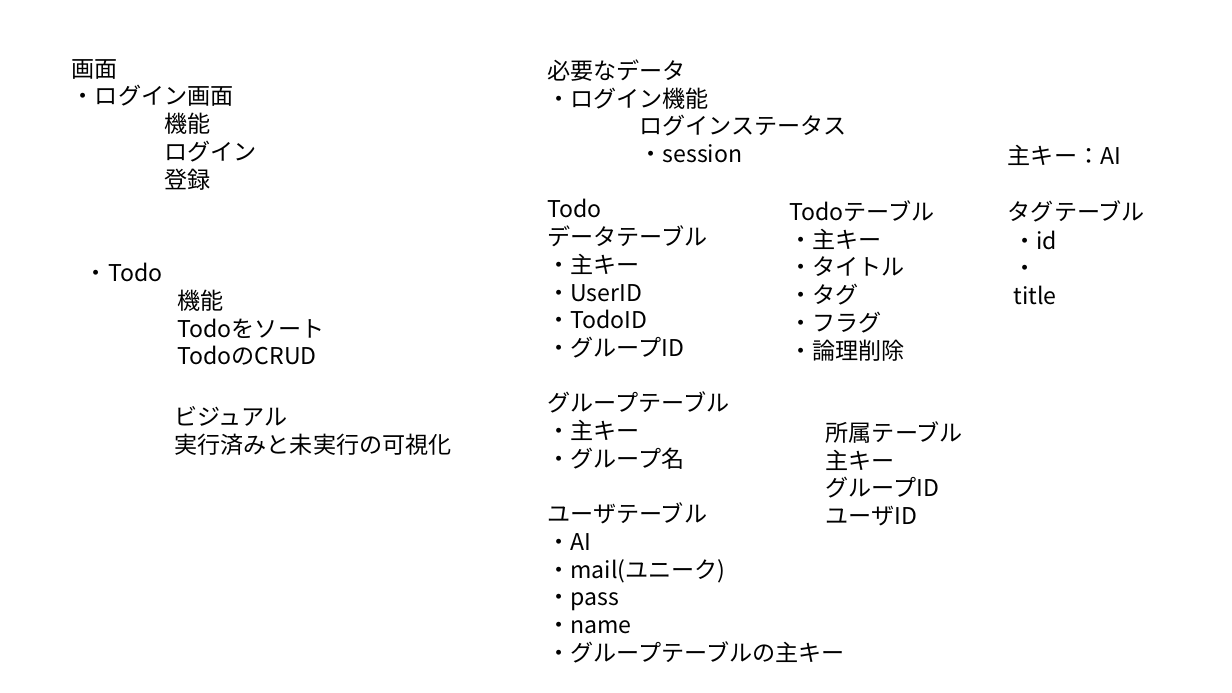
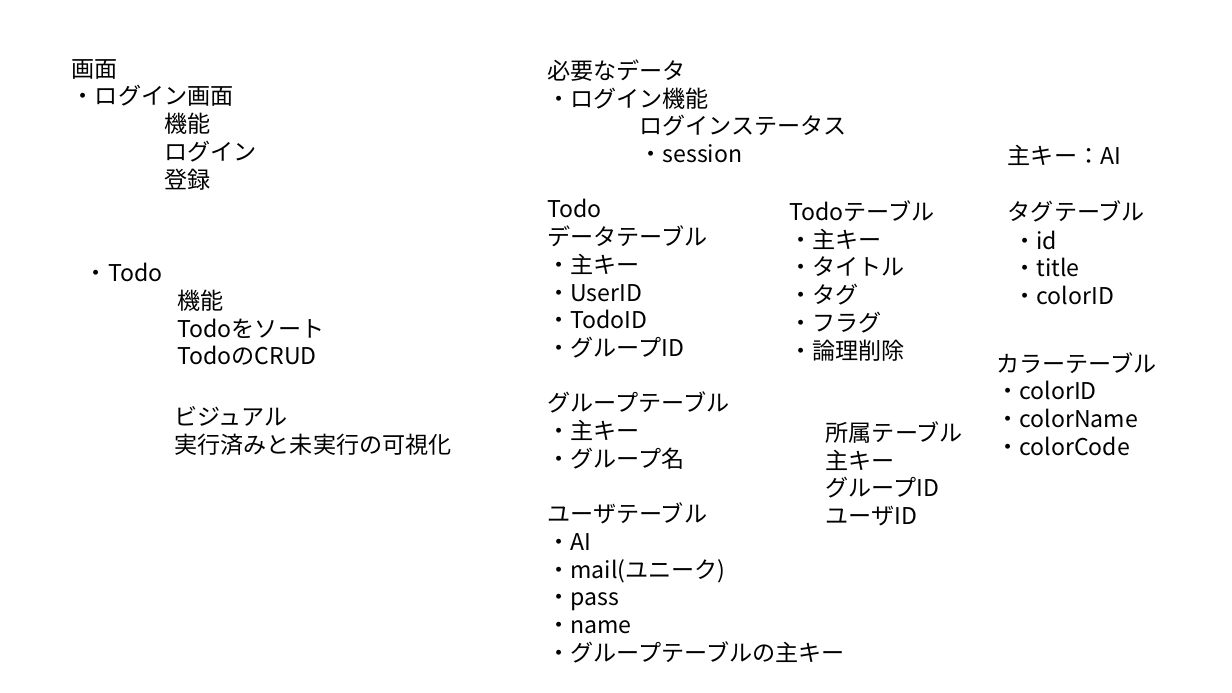
Before and after one commit to webfrontier-intern-20231002-20231031/todo-team-a, a slide deck: slide 2 of doc/Todo.pptx. Drawn at 1232x693 pixels with LibreOffice and Linux fonts; fonts in the diff are those of the drawing. Boxes give left, top, right and bottom in pixels: in the first picture for what was removed or moved away, otherwise in the second. Text is boxed around its words. In the diff, an @@ line names an element or a change of style, - is before the commit and + after.

Commit message:
カラーコードの追加

```diff
--- a/doc/Todo.pptx
+++ b/doc/Todo.pptx
@@ text at (x1=1014, y1=285, x2=1114, y2=305): paragraph added @@
+・colorID
@@ text added at (x1=996, y1=352, x2=1156, y2=456), 18 pt, text #000000 @@
+カラーテーブル
+・colorID
+・colorName
+・colorCode
```
Also in this commit, not shown: 1 other slide changed.
